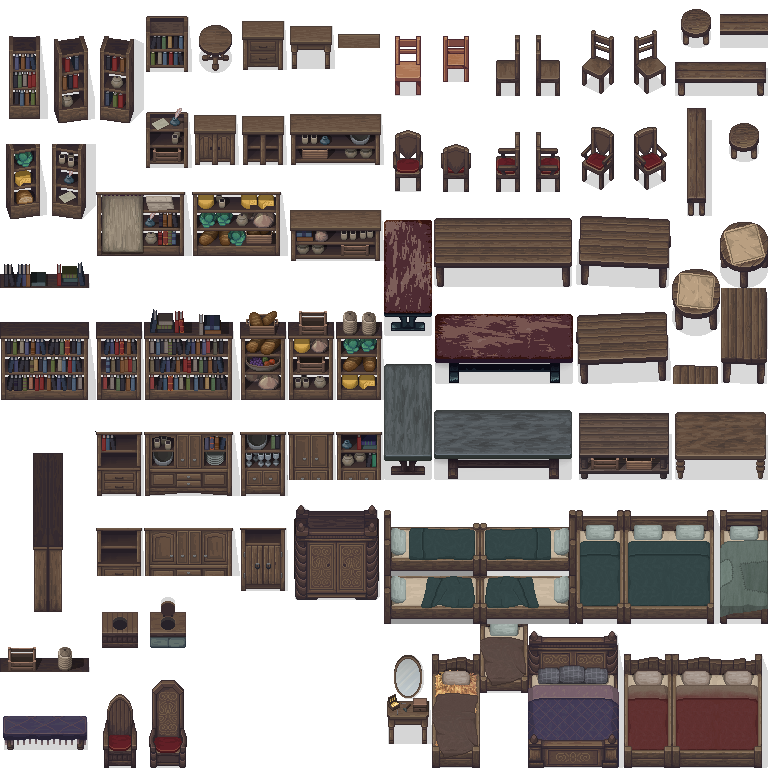
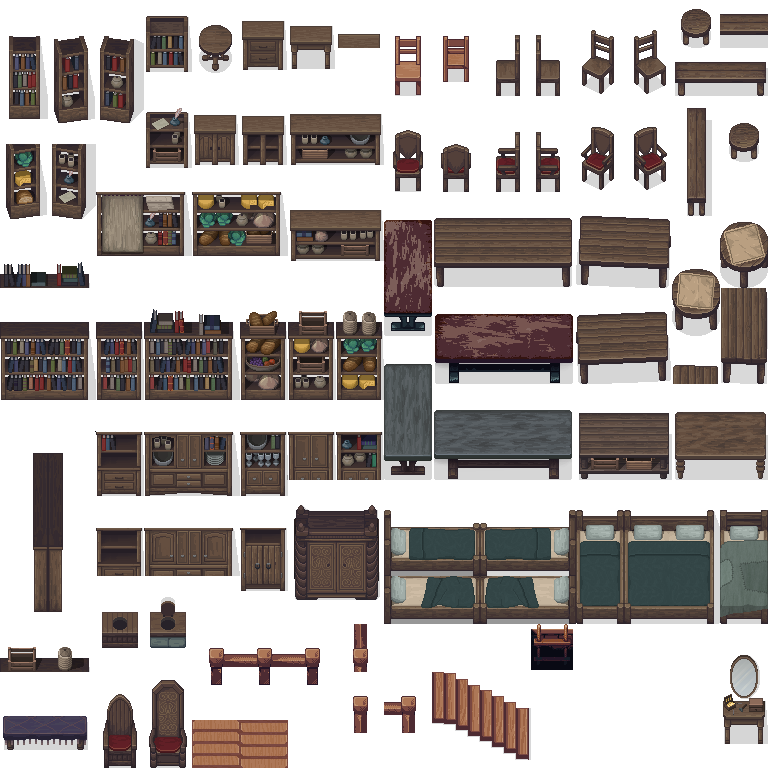
Comparing the layer stacks of the two 768x768 images. Changes:
added layer "Layer 5" above "Stairs" over [531, 624, 573, 670]
added layer "Stairs" (1st of 2) above "Layer 3" over [432, 672, 531, 760]
added layer "Layer 3" above "Big Table Front" over [209, 624, 416, 733]
added layer "Stairs copy" above "Stairs" over [240, 720, 288, 768]
added layer "Stairs" (2nd of 2) above "Old" over [192, 720, 240, 768]
painted on "Layer 1" over [387, 624, 768, 768]